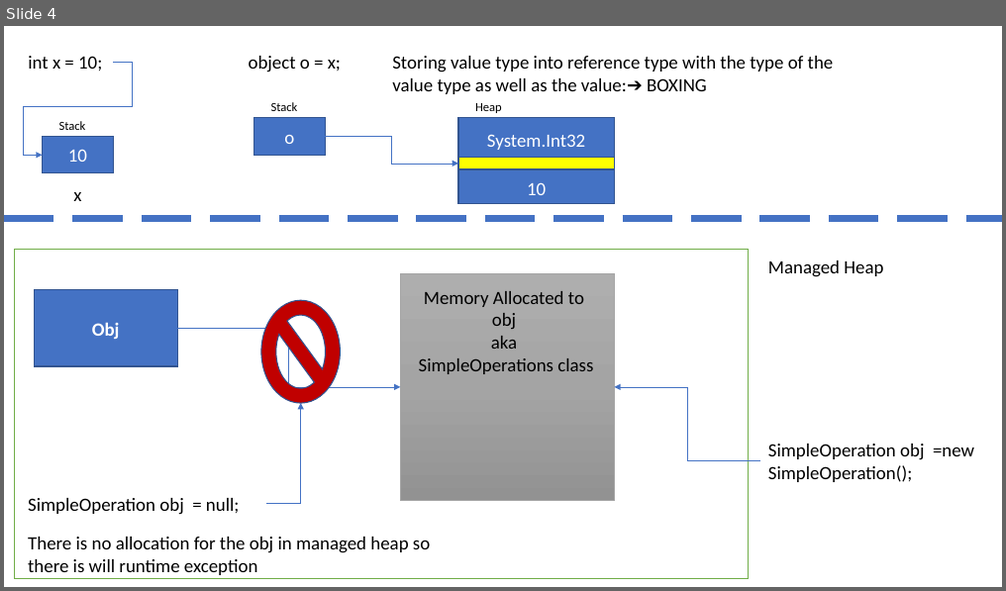
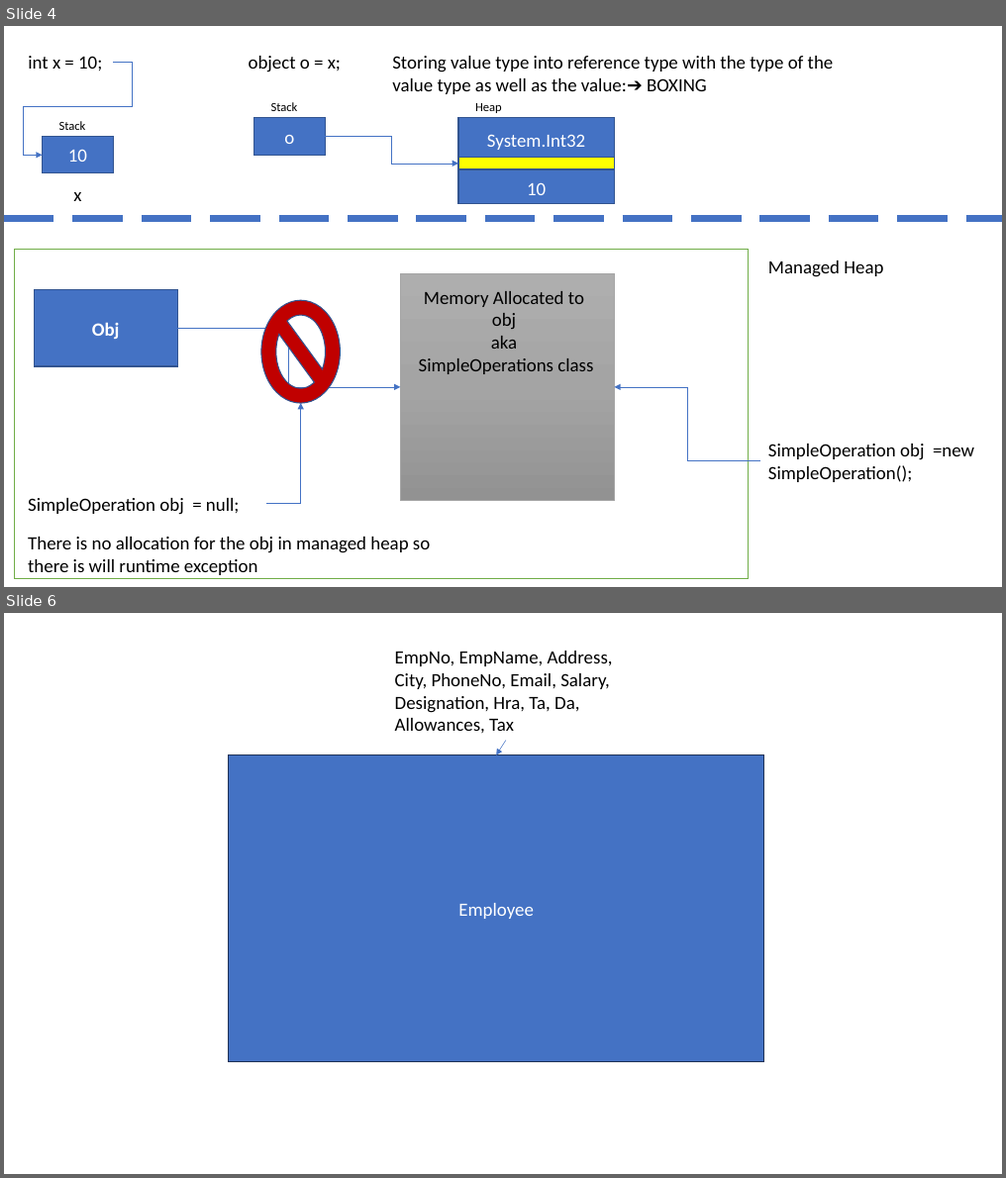
Before and after one commit to maheshsabnis/NetAppsNice, a slide deck: ppts.pptx. Shown one above the other, each under a label of ours: slide 4 before the commit, slides 4 and 6 after it; the slides between them are not shown. The pictures are 1006x591 and 1006x1178 pixels, drawn with LibreOffice and Linux fonts; fonts in the diff are those of the drawing. Boxes give left, top, right and bottom in pixels: in the first picture for what was removed or moved away, otherwise in the second. Text is boxed around its words. In the diff, an @@ line names an element or a change of style, - is before the commit and + after.

```diff
--- a/ppts.pptx
+++ b/ppts.pptx
@@ slide 6 added at box(4, 613, 1002, 1174), background #FFFFFF @@
@@ text added at box(395, 651, 613, 733), 18 pt, text #000000 @@
+EmpNo, EmpName, Address, City, PhoneNo, Email, Salary, Designation, Hra, Ta, Da, Allowances, Tax
@@ rectangle added at box(229, 756, 764, 1062), fill #4472C4, outline #1E3256 1 pt, 18 pt, text #FFFFFF @@
+Employee
@@ arrow added from (506, 741) to (497, 756), #4472C4 0.5 pt @@
```
Also in this commit, not shown: 5 other slides added, 24 other files.
